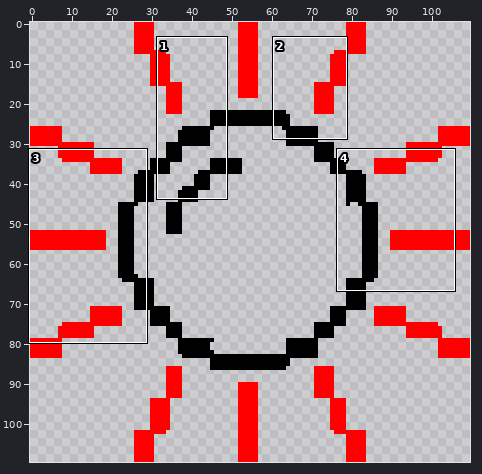
Edited in one commit: sprite sheet (resources/icons/sun.png). Above, an overview of the earlier version with the close-up marked.
Close-up. First the earlier version:
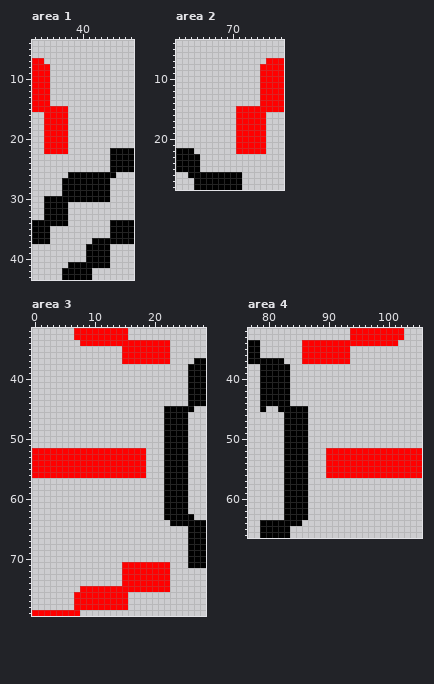
The file is 110x110 pixels. Shown: area 1: x 32..48, y 4..43; area 2: x 61..78, y 4..28; area 3: x 0..28, y 32..79; area 4: x 77..105, y 32..66. The commit also changed other parts of the picture, which this record leaves out.
After the commit:
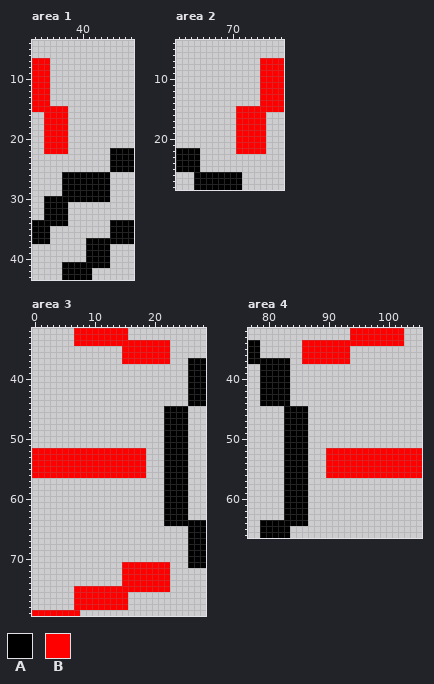
Palette (. is transparent): A #000000  B #ff0000
The exact change:
--- area 1
@@ x 32..36 @@
  6 .....
- 7 BB...
+ 7 BBB..
  8 BBB..
@@ x 32..48 @@
 25 .............AAAA
-26 ......AAAAAAAA...
+26 .....AAAAAAAA....
 27 .....AAAAAAAA....
@@ x 39..43 @@
 36 .....
-37 ...AA
+37 ..AAA
 38 ..AAA
@@ x 35..39 @@
 40 .....
-41 ...AA
+41 ..AAA
 42 ..AAA
--- area 2
@@ x 73..77 @@
  6 .....
- 7 ...BB
+ 7 ..BBB
  8 ..BBB
@@ x 62..66 @@
 21 .....
-22 AA...
+22 AAA..
 23 AAA..
@@ x 61..65 @@
 25 AAAA.
-26 ..AAA
+26 ...AA
 27 ...AA
--- area 3
@@ x 0..28 @@
 33 .......BBBBBBBBB.............
-34 ........BBBBBBBBBBBBBBB......
+34 .......BBBBBBBBBBBBBBBB......
 35 ...............BBBBBBBB......
 36 ...............BBBBBBBB......
-37 ...............BBBBBBBB....AA
+37 ...............BBBBBBBB...AAA
 38 ..........................AAA
@@ x 24..28 @@
 44 ..AAA
-45 AAA..
+45 AA...
 46 AA...
@@ x 20..28 @@
 62 ..AAAA...
-63 ..AAAAA..
-64 ...AAAAAA
+63 ..AAAA...
+64 ..AAAAAAA
 65 ......AAA
@@ x 5..9 @@
 74 .....
-75 ...BB
+75 ..BBB
 76 ..BBB
--- area 4
@@ x 77..105 @@
 33 .................BBBBBBBBB...
-34 AA.......BBBBBBBBBBBBBBBB....
+34 AA.......BBBBBBBBBBBBBBBBB...
 35 AA.......BBBBBBBB............
 36 AA.......BBBBBBBB............
-37 AAAAAA...BBBBBBBB............
+37 AAAAAAA..BBBBBBBB............
 38 ..AAAAA......................
@@ x 77..84 @@
 44 ..AAAAA.
-45 ..A..AAA
+45 ......AA
 46 ......AA
@@ x 84..88 @@
 63 AAA..
-64 AA...
+64 AAA..
 65 .....
